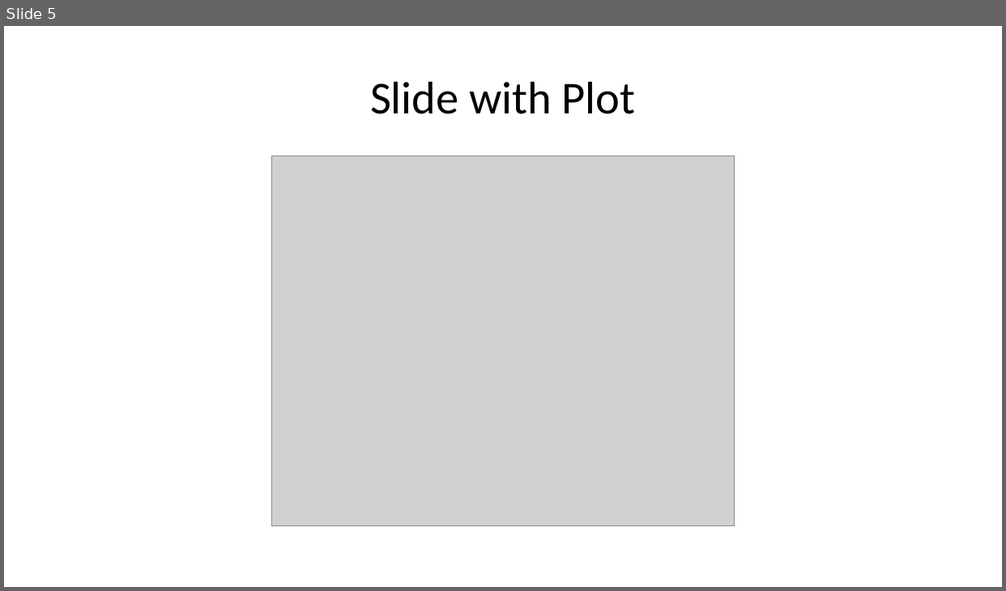
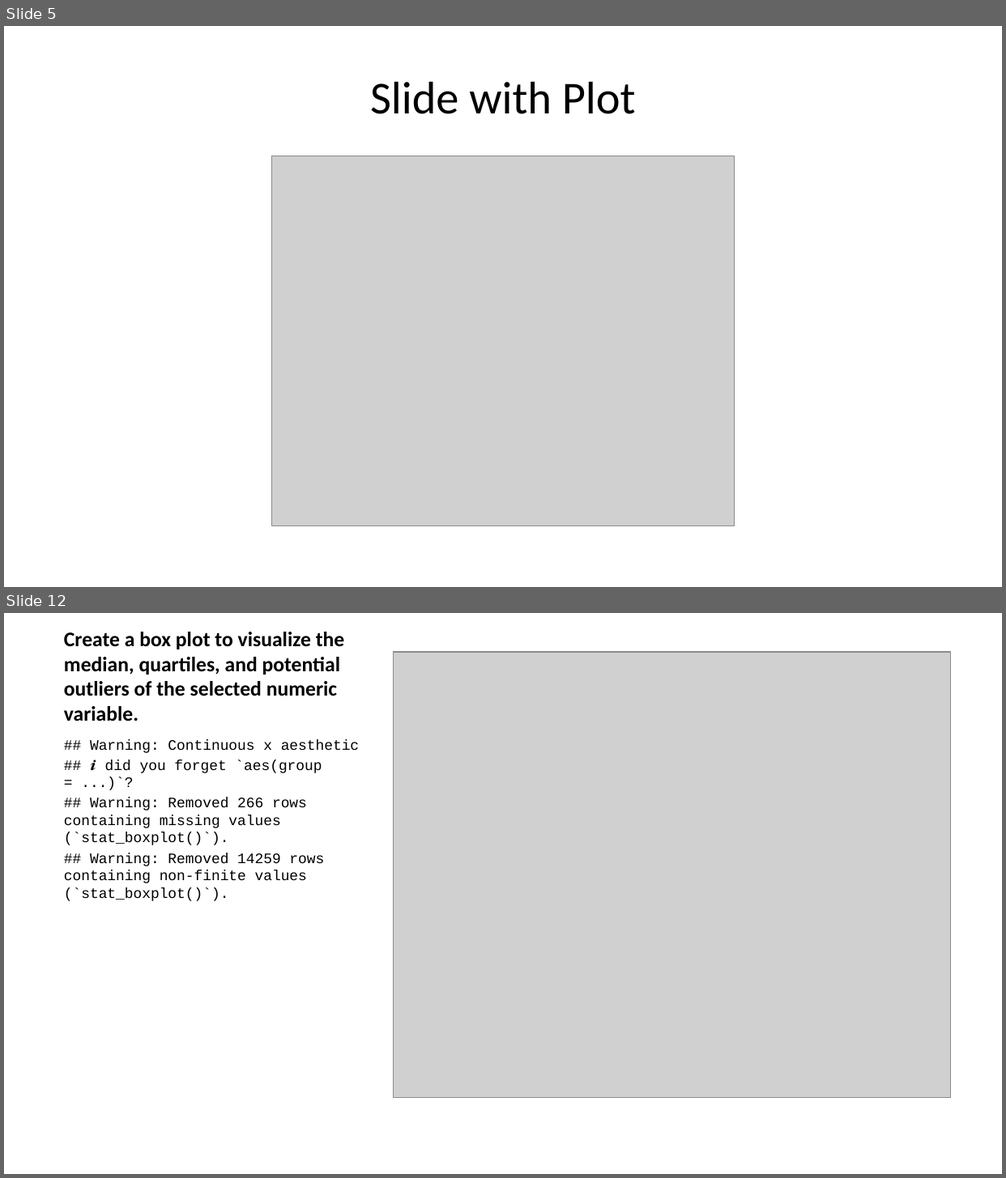
Before and after one commit to KevinDLopez/CECS450-Project1, a slide deck: Project_code.pptx. Shown one above the other, each under a label of ours: slide 5 before the commit, slides 5 and 12 after it; the slides between them are not shown. The pictures are 1006x591 and 1006x1178 pixels, drawn with LibreOffice and Linux fonts; fonts in the diff are those of the drawing; grey boxes stand for pictures. Boxes give left, top, right and bottom in pixels: in the first picture for what was removed or moved away, otherwise in the second. Text is boxed around its words. In the diff, an @@ line names an element or a change of style, - is before the commit and + after.

```diff
--- a/Project_code.pptx
+++ b/Project_code.pptx
@@ slide 12 added at [4, 613, 1002, 1174], background #FFFFFF @@
@@ title added at [64, 632, 345, 722], 15 pt, text #000000, bold @@
+Create a box plot to visualize the median, quartiles, and potential outliers of the selected numeric variable.
@@ picture added at [393, 652, 950, 1098] @@
@@ text added at [64, 739, 359, 901], 10.5 pt, text #000000 @@
+## Warning: Continuous x aesthetic
+## ℹ did you forget `aes(group = ...)`?
+## Warning: Removed 266 rows containing missing values (`stat_boxplot()`).
+## Warning: Removed 14259 rows containing non-finite values (`stat_boxplot()`).
```
Also in this commit, not shown: 1 slide changed, 5 other slides added, 1 slide removed, 4 other files.
